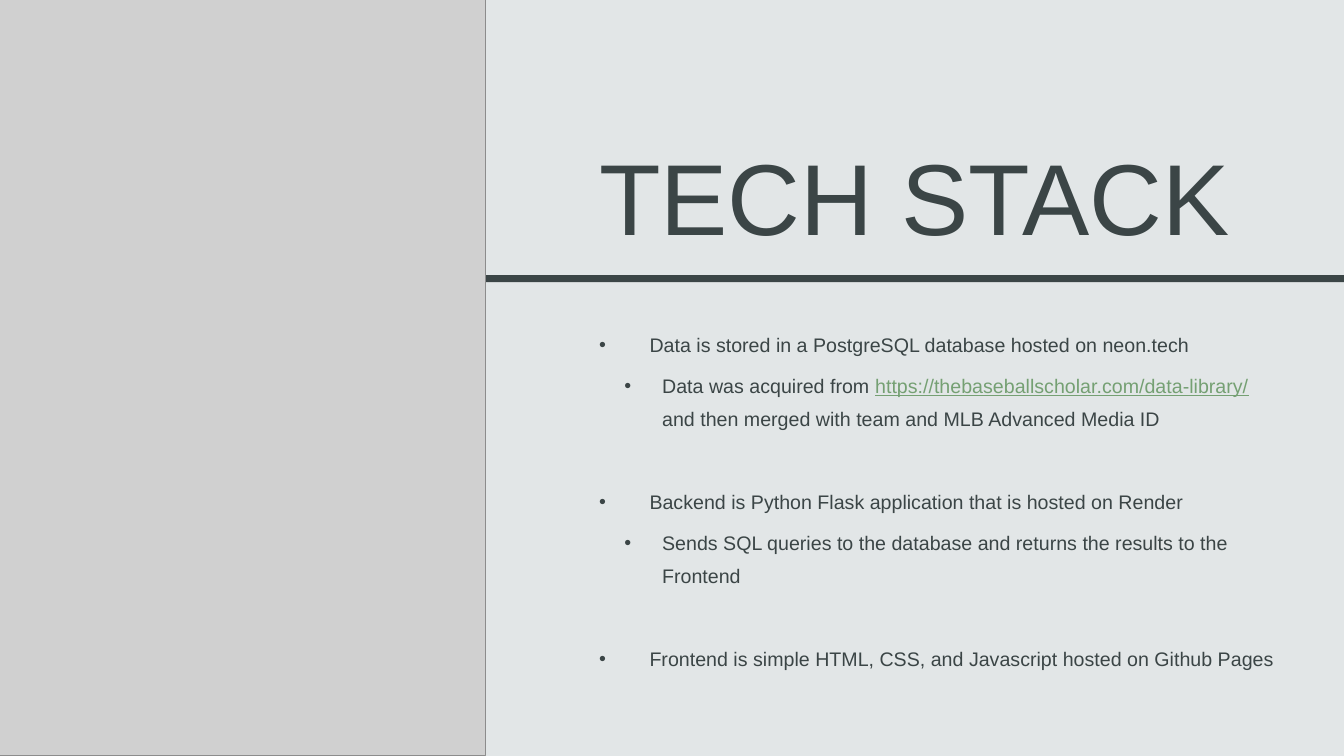
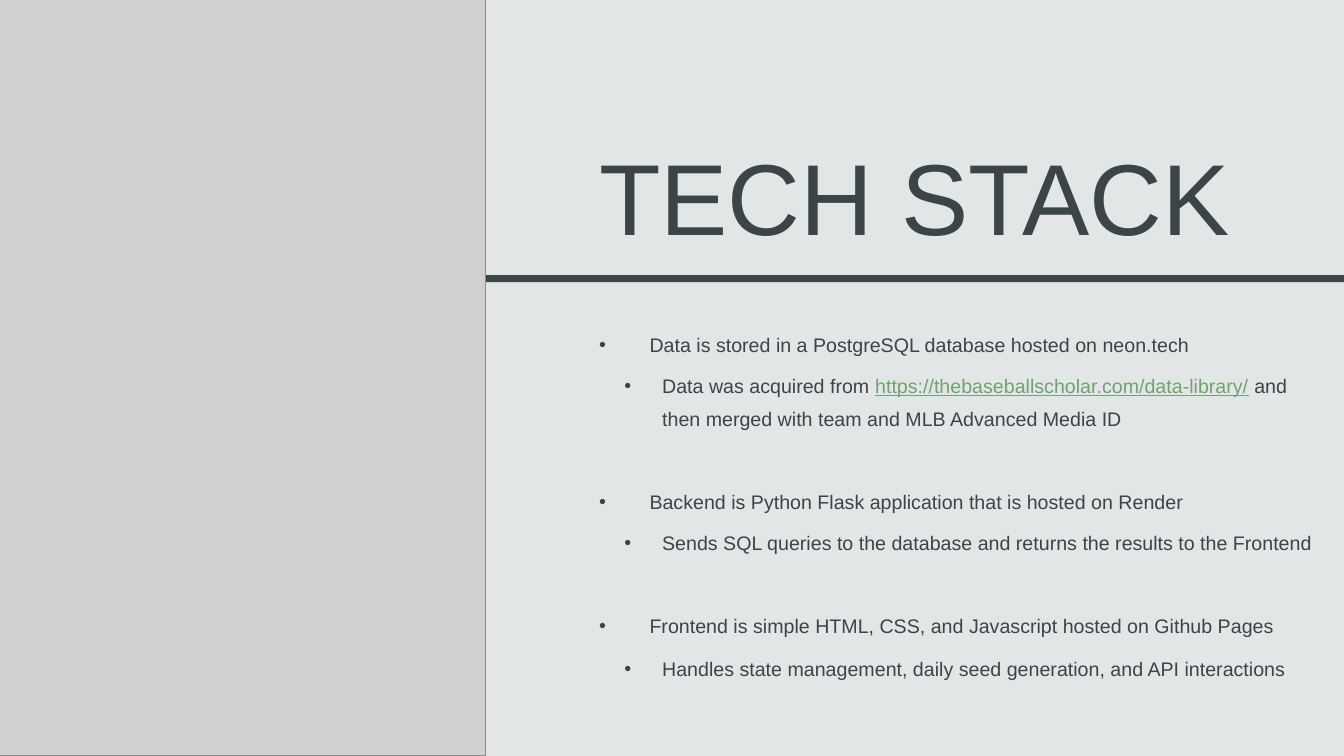
Before and after one commit to SippyR/Diamond_In_The_Rough, a slide deck: slide 4 of Diamond_In_The_Rough_Powerpoint.pptx. Drawn at 1344x756 pixels with LibreOffice and Linux fonts; fonts in the diff are those of the drawing; grey boxes stand for pictures. Boxes give left, top, right and bottom in pixels: in the first picture for what was removed or moved away, otherwise in the second. Text is boxed around its words. In the diff, an @@ line names an element or a change of style, - is before the commit and + after.

```diff
--- a/Diamond_In_The_Rough_Powerpoint.pptx
+++ b/Diamond_In_The_Rough_Powerpoint.pptx
@@ text at (662, 662, 1285, 680): paragraph added @@
+  • Handles state management, daily seed generation, and API interactions
```
Also in this commit, not shown: 2 other files.
